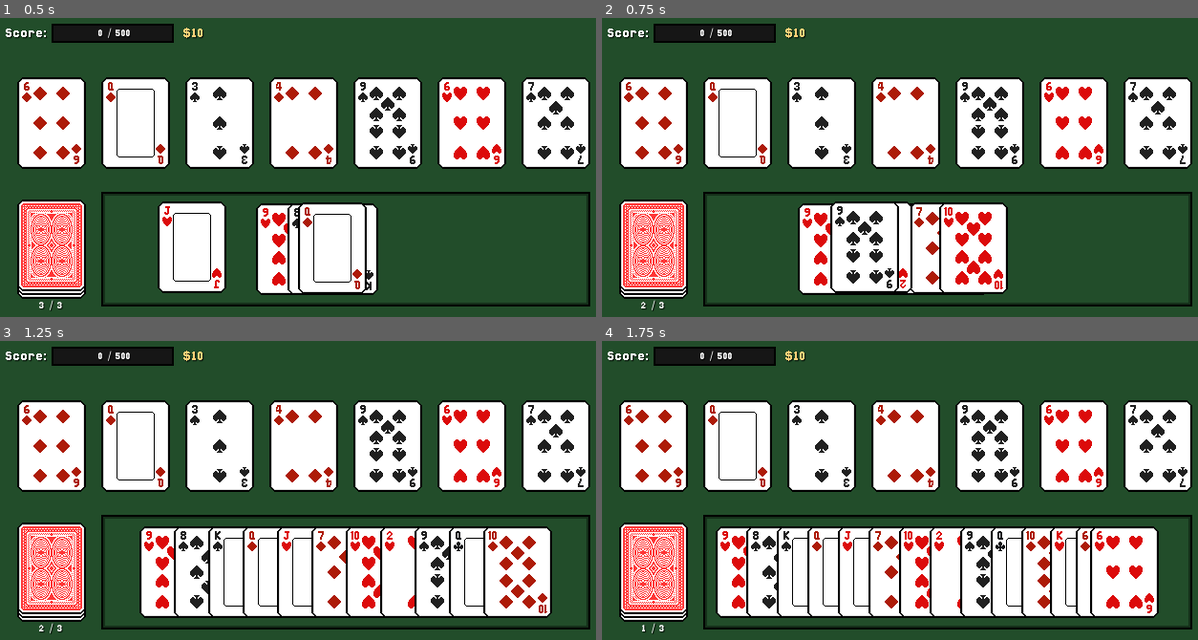
Above: before the commit, frames 1-4 (two rows, left to right).
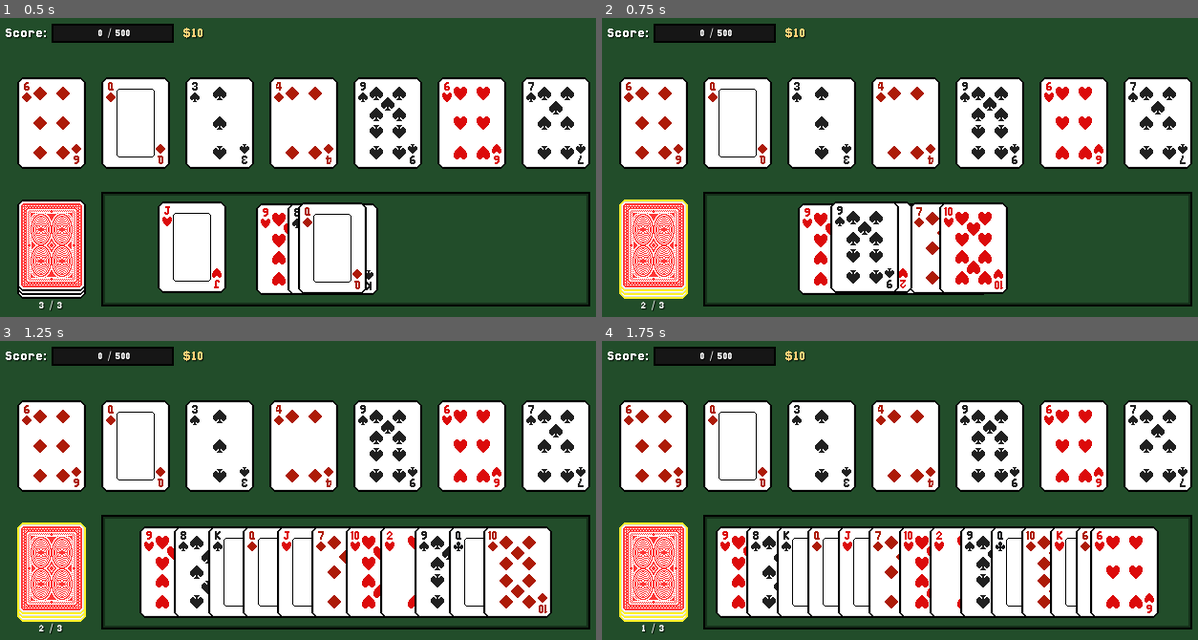
Above: after the commit, the same moments.

Repository: AyyBee123/Oristaile
Game: Godot game, scene res://Scenes/encounter.tscn
Same seed, same stepped clock (60 frames per second), same inputs: the game is played once before the commit and once after it.
Inputs:
- Up to frame 1 (0.5 s): no input
- Up to frame 2 (0.75 s): click "3 / 3" at 0.5 s
- Up to frame 3 (1.25 s): no input
- Up to frame 4 (1.75 s): click "2 / 3" at 1.25 s

Frame 1 is identical in both runs. In frame 2, 0.5% of the frame differs, in the area x 2-15%, y 60-94%; in frame 3, 0.5%; in frame 4, 0.5%.

Commit message:
added highlight to back card

Diff:
--- a/Scenes/encounter.tscn
+++ b/Scenes/encounter.tscn
@@ -3,9 +3,11 @@
 [ext_resource type="Script" uid="uid://cr5dt1lmi5wov" path="res://Scripts/Game/encounter.gd" id="1_wwxys"]
 [ext_resource type="PackedScene" uid="uid://cyla6va0jap7f" path="res://Scenes/card_slot.tscn" id="2_hoo3l"]
 [ext_resource type="Texture2D" uid="uid://hpcqv0xgxxpq" path="res://Assets/Sprites/Misc/Card Deck.png" id="3_gitas"]
+[ext_resource type="Script" uid="uid://bi31mce6k4sr7" path="res://Scripts/Game/deck_panel.gd" id="4_42tis"]
 [ext_resource type="Texture2D" uid="uid://dnjtcfdo2yon6" path="res://Assets/Sprites/Cards/Back/Red Back.png" id="5_bd0u2"]
 [ext_resource type="BitMap" uid="uid://cooi0qnm23wrf" path="res://Assets/Sprites/Cards/Misc/Back Mask.png" id="5_hoo3l"]
 [ext_resource type="FontFile" uid="uid://dlhwdeb2rowxt" path="res://Fonts/PixelFont.ttf" id="6_askxb"]
+[ext_resource type="Texture2D" uid="uid://8s4q061hfurn" path="res://Assets/Sprites/Cards/Back/Back Highlight.png" id="6_pswyi"]
 [ext_resource type="Texture2D" uid="uid://cyf67b203j626" path="res://Assets/Sprites/Misc/Progress Bar.png" id="7_42tis"]
 [ext_resource type="Texture2D" uid="uid://byhc55r1o36yl" path="res://Assets/Sprites/Misc/Progress Bar Fill.png" id="8_pswyi"]
 
@@ -93,6 +95,7 @@
 size_flags_horizontal = 4
 size_flags_vertical = 4
 texture_click_mask = ExtResource("5_hoo3l")
+script = ExtResource("4_42tis")
 
 [node name="BackCard" type="TextureRect" parent="DeckContainer/DeckPanel" unique_id=1690466075]
 unique_name_in_owner = true
@@ -140,6 +143,23 @@
 offset_bottom = 44.0
 mouse_filter = 2
 texture = ExtResource("5_bd0u2")
+stretch_mode = 2
+
+[node name="BackHighlight" type="TextureRect" parent="DeckContainer/DeckPanel" unique_id=192215201]
+unique_name_in_owner = true
+visible = false
+layout_mode = 1
+anchors_preset = -1
+anchor_left = 0.5
+anchor_top = 0.5
+anchor_right = 0.5
+anchor_bottom = 0.5
+offset_left = -36.0
+offset_top = -52.0
+offset_right = 36.0
+offset_bottom = 52.0
+mouse_filter = 2
+texture = ExtResource("6_pswyi")
 stretch_mode = 2
 
 [node name="DrawsLabel" type="Label" parent="DeckContainer/DeckPanel" unique_id=1351457287]
@@ -186,7 +206,7 @@
 offset_right = 242.5
 offset_bottom = 48.000008
 grow_horizontal = 2
-grow_vertical = 0
+grow_vertical = 2
 pivot_offset_ratio = Vector2(0.5, 0.5)
 
 [node name="HBoxContainer" type="HBoxContainer" parent="." unique_id=617092277]
@@ -256,4 +276,5 @@
 theme_override_font_sizes/font_size = 16
 text = "$0"
 
-[connection signal="pressed" from="DeckContainer/DeckPanel" to="." method="_on_deck_panel_pressed"]
+[connection signal="mouse_entered" from="DeckContainer/DeckPanel" to="DeckContainer/DeckPanel" method="_on_mouse_entered"]
+[connection signal="mouse_exited" from="DeckContainer/DeckPanel" to="DeckContainer/DeckPanel" method="_on_mouse_exited"]
--- /dev/null
+++ b/Scripts/Game/deck_panel.gd
@@ -0,0 +1,32 @@
+extends TextureButton
+class_name DeckPanel
+
+@onready var back_highlight: TextureRect = %BackHighlight
+@onready var encounter: Encounter = get_tree().current_scene
+
+var draws_left: int:
+	get:
+		return encounter.current_draws
+	set(v):
+		draws_left = v
+		if v <= 0:
+			highlight(false)
+
+
+func _ready() -> void:
+	highlight(false)
+
+
+func highlight(value: bool) -> void:
+	if draws_left <= 0:
+		back_highlight.visible = false
+		return
+	back_highlight.visible = value
+
+
+func _on_mouse_entered() -> void:
+	highlight(true)
+
+
+func _on_mouse_exited() -> void:
+	highlight(false)
--- a/Scripts/Game/encounter.gd
+++ b/Scripts/Game/encounter.gd
@@ -3,7 +3,7 @@
 
 @onready var slot_container: HBoxContainer = %SlotContainer
 @onready var hand: Control = %Hand
-@onready var deck_panel: TextureButton = %DeckPanel
+@onready var deck_panel: DeckPanel = %DeckPanel
 @onready var points_progress_bar: TextureProgressBar = %PointsProgressBar
 @onready var current_points_label: Label = %CurrentPointsLabel
 @onready var draws_label: Label = %DrawsLabel
@@ -39,6 +39,8 @@
 		money_tween.tween_property(self, "current_money", float(v), 0.4)
 	)
 
+	deck_panel.pressed.connect(_on_deck_panel_pressed)
+
 	draws_label.text = "%d / %d" % [current_draws, RunData.draws_per_round]
 
 	for card in RunData.deck:
@@ -65,7 +67,12 @@
 	if has_won: return
 	if current_draws <= 0 or draw_is_on_cooldown: return
 
+	deck_panel.draws_left = current_draws
+
 	current_draws -= 1
+
+	deck_panel.highlight(current_draws >= 0)
+
 	draws_label.text = "%d / %d" % [current_draws, RunData.draws_per_round]
 
 	draw_is_on_cooldown = true
Binary file added: Assets/Sprites/Cards/Back/Back Highlight.png
Not shown, added: Assets/Sprites/Cards/Back/Back Highlight.png.import
Not shown, added: Scripts/Game/deck_panel.gd.uid
